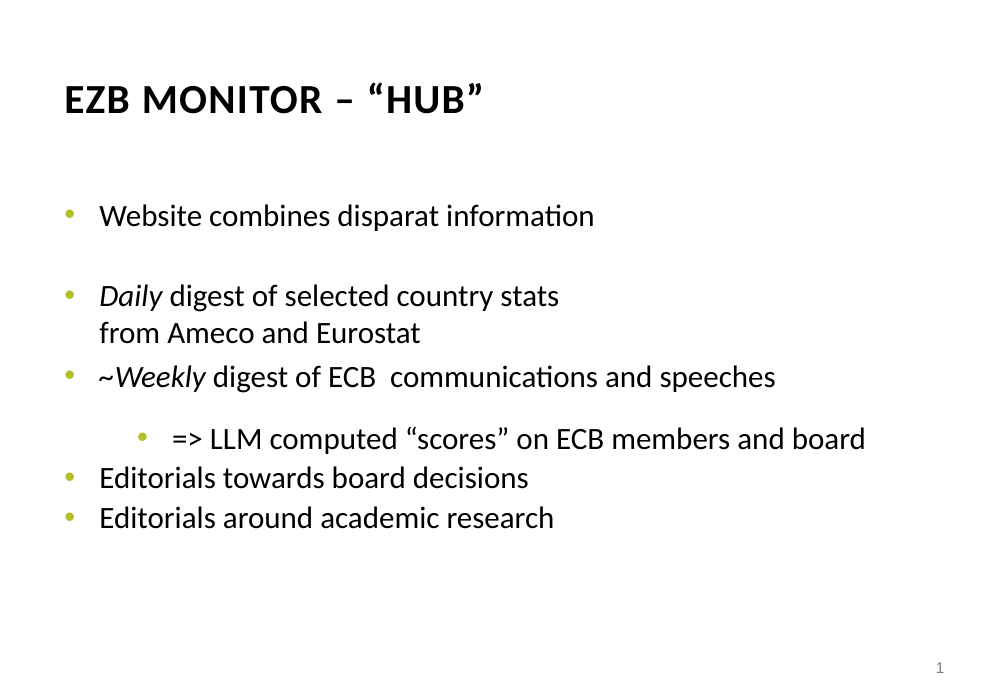
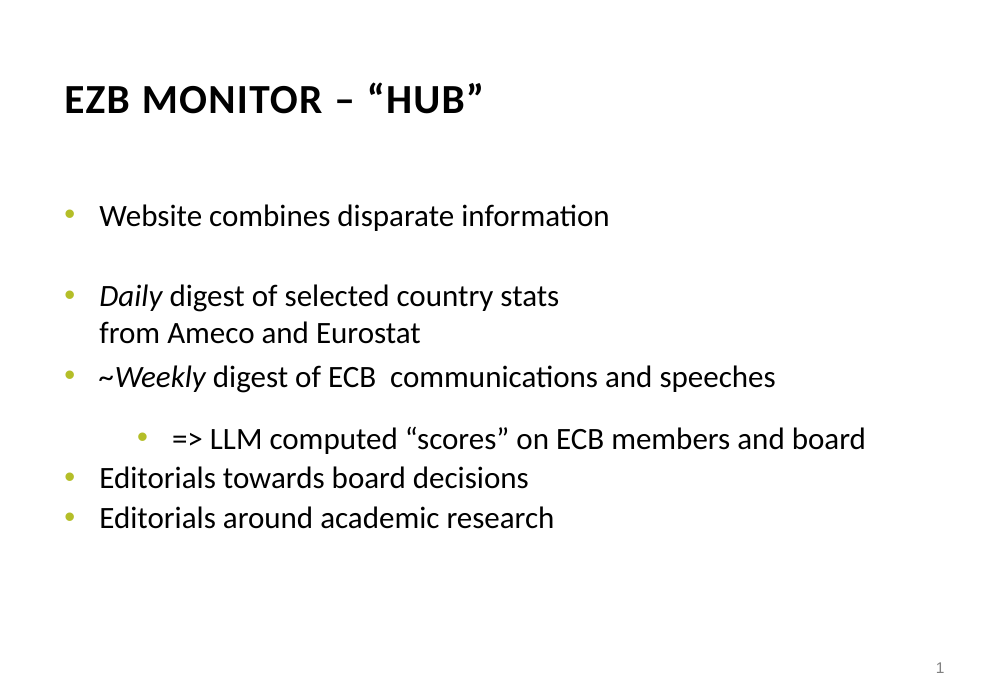
Before and after one commit to pbberlin/ecb-monitor-website, a slide deck: slide 1 of doc/architecture.pptx. Drawn at 1008x698 pixels with LibreOffice and Linux fonts; fonts in the diff are those of the drawing; background and template pictures are left out. Boxes give left, top, right and bottom in pixels: in the first picture for what was removed or moved away, otherwise in the second. Text is boxed around its words. In the diff, an @@ line names an element or a change of style, - is before the commit and + after.

```diff
--- a/doc/architecture.pptx
+++ b/doc/architecture.pptx
@@ text at (99, 204, 609, 231): text changed @@
-• Website combines disparat information
+• Website combines disparate information
```
Also in this commit, not shown: 3 other slides changed, 12 other files.
